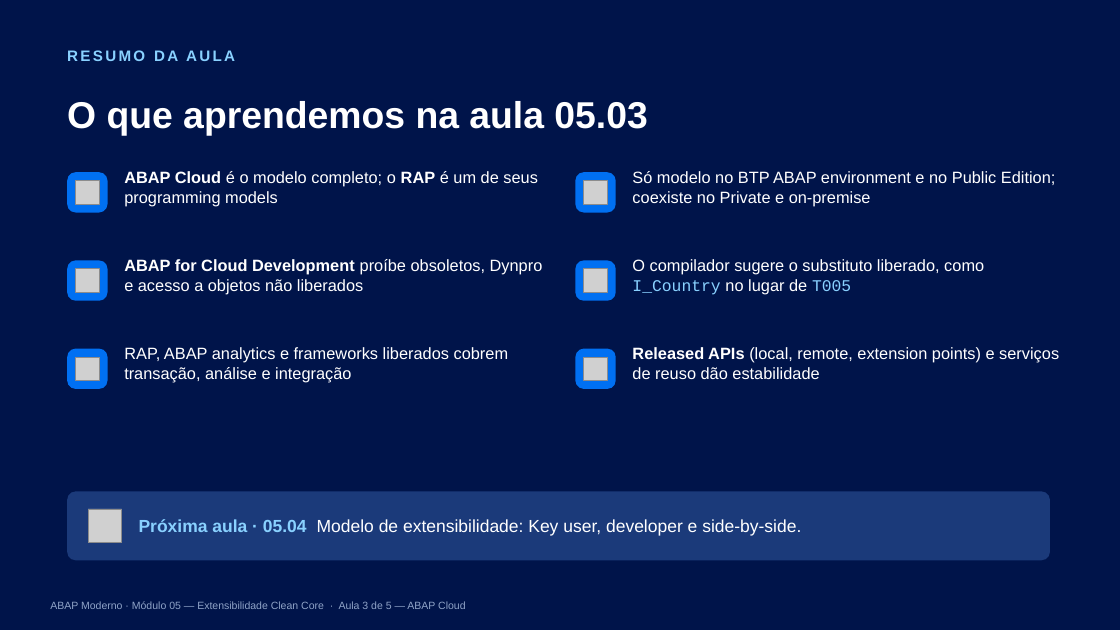
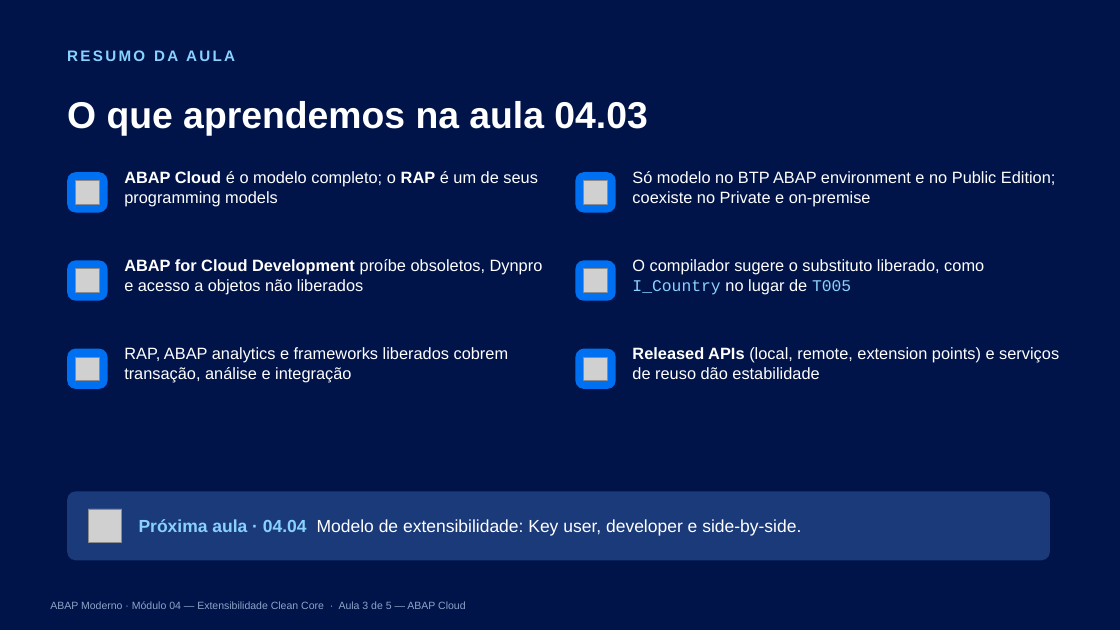
Before and after one commit to AdrianoBispo/estude-sap-abap-moderno, a slide deck: slide 19 of modulo-04/04.03 - ABAP Cloud em Profundidade/04.03_ABAP_Cloud_em_profundidade.pptx (slide 18 before the commit). Drawn at 1120x630 pixels with LibreOffice and Linux fonts; fonts in the diff are those of the drawing; grey boxes stand for pictures. Boxes give left, top, right and bottom in pixels: in the first picture for what was removed or moved away, otherwise in the second. Text is boxed around its words. In the diff, an @@ line names an element or a change of style, - is before the commit and + after.

```diff
--- a/modulo-04/04.03 - ABAP Cloud em Profundidade/04.03_ABAP_Cloud_em_profundidade.pptx
+++ b/modulo-04/04.03 - ABAP Cloud em Profundidade/04.03_ABAP_Cloud_em_profundidade.pptx
@@ text at [67, 101, 647, 136]: text changed @@
-O que aprendemos na aula 05.03
+O que aprendemos na aula 04.03
@@ text at [139, 519, 801, 536]: text changed @@
-Próxima aula · 05.04 Modelo de extensibilidade: Key user, developer e side-by-side.
+Próxima aula · 04.04 Modelo de extensibilidade: Key user, developer e side-by-side.
@@ text at [50, 601, 465, 609]: text changed @@
-ABAP Moderno · Módulo 05 — Extensibilidade Clean Core · Aula 3 de 5 — ABAP Cloud
+ABAP Moderno · Módulo 04 — Extensibilidade Clean Core · Aula 3 de 5 — ABAP Cloud
```
Also in this commit, not shown: 17 other slides changed, 1 slide added, 44 other files.
